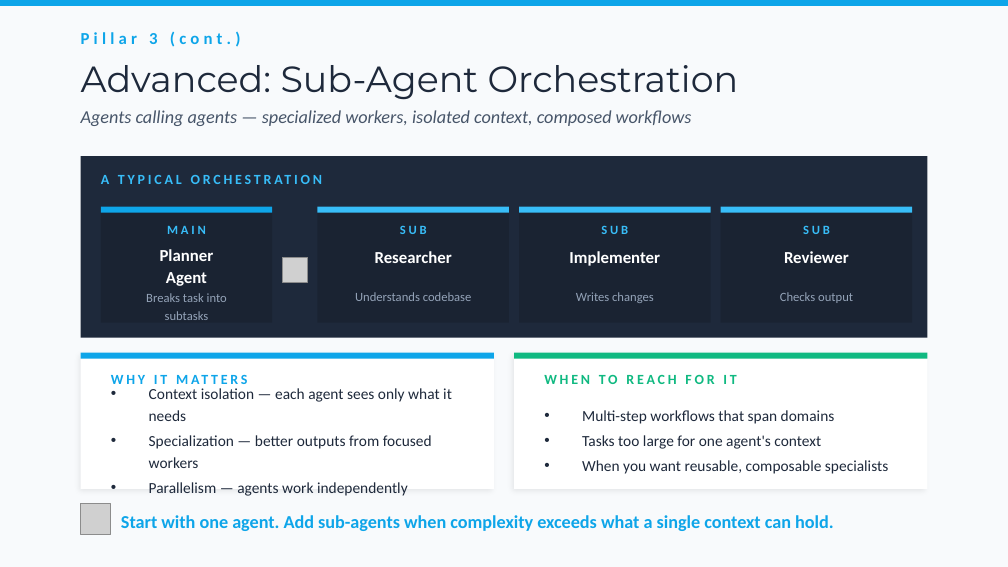
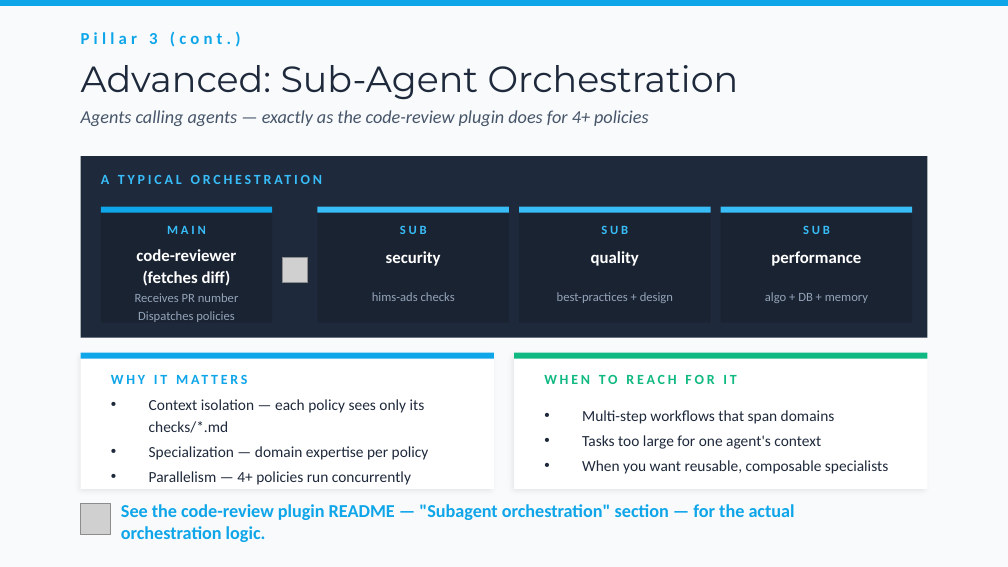
Before and after one commit to bubuding0809/copilot-cli-for-beginners, a slide deck: slide 10 of WORKSHOP-PRESENTATION.pptx. Drawn at 1008x567 pixels with LibreOffice and Linux fonts; fonts in the diff are those of the drawing; grey boxes stand for pictures. Boxes give left, top, right and bottom in pixels: in the first picture for what was removed or moved away, otherwise in the second. Text is boxed around its words. In the diff, an @@ line names an element or a change of style, - is before the commit and + after.

```diff
--- a/WORKSHOP-PRESENTATION.pptx
+++ b/WORKSHOP-PRESENTATION.pptx
@@ text at (81, 110, 648, 126): text changed @@
-Agents calling agents — specialized workers, isolated context, composed workflows
+Agents calling agents — exactly as the code-review plugin does for 4+ policies
@@ text at (136, 249, 236, 286): text changed @@
-Planner
-Agent
+code-reviewer
+(fetches diff)
@@ text at (386, 251, 441, 266): text changed @@
-Researcher
+security
@@ text at (591, 251, 639, 266): text changed @@
-Implementer
+quality
@@ text at (771, 251, 861, 266): text changed @@
-Reviewer
+performance
@@ text at (135, 293, 239, 322): text changed @@
-Breaks task into
-subtasks
+Receives PR number
+Dispatches policies
@@ text at (372, 292, 455, 301): text changed @@
-Understands codebase
+hims-ads checks
@@ text at (557, 292, 673, 303): text changed @@
-Writes changes
+best-practices + design
@@ text at (765, 292, 868, 303): text changed @@
-Checks output
+algo + DB + memory
@@ text at (149, 399, 429, 485): text changed @@
-• Context isolation — each agent sees only what it needs
-• Specialization — better outputs from focused workers
-• Parallelism — agents work independently
+• Context isolation — each policy sees only its checks/*.md
+• Specialization — domain expertise per policy
+• Parallelism — 4+ policies run concurrently
@@ text at (121, 504, 795, 542): text changed @@
-Start with one agent. Add sub-agents when complexity exceeds what a single context can hold.
+See the code-review plugin README — "Subagent orchestration" section — for the actual orchestration logic.
```
Also in this commit, not shown: 12 other slides changed, 1 slide added, 2 slides removed, 3 other files.
